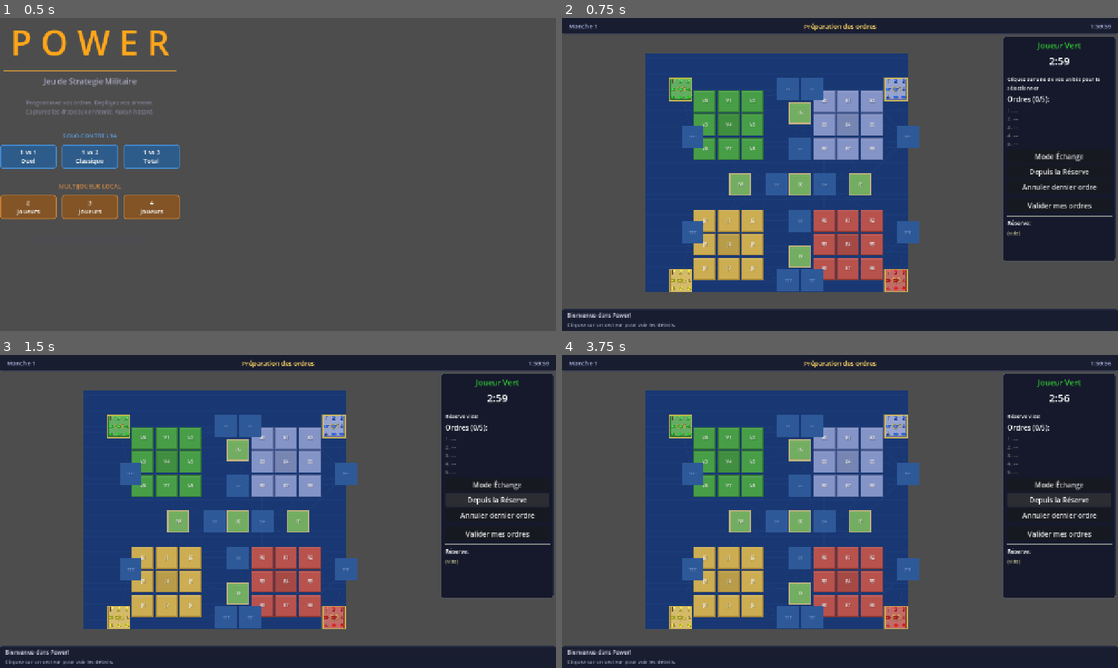
Above: before the commit, frames 1-4 (two rows, left to right).
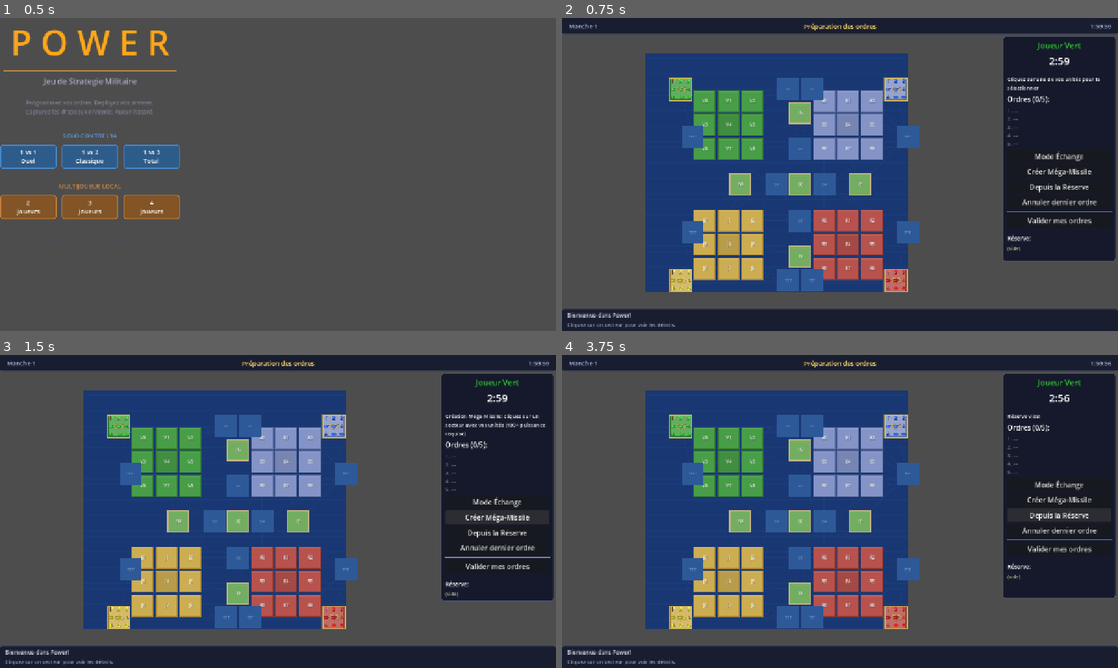
Above: after the commit, the same moments.

Repository: Njko/power_the_game
Game: Godot game, scene res://scenes/main.tscn
Two runs of this game, one before a commit and one after it. Both use one fixed random seed, a clock stepped at 60 frames per second and the inputs below.
Inputs (mouse positions are in pixels of both pictures, inside the frame that each line leads up to):
- Up to frame 1 (0.5 s): no input
- Up to frame 2 (0.75 s): click "1 vs 1 Duel" at 0.5 s
- Up to frame 3 (1.5 s): click (494, 508) at 1.25 s, where only the run after the commit has a clickable "Créer Méga-Missile"
- Up to frame 4 (3.75 s): click "Mode Échange" at 2 s; click "Mode Échange" at 2.75 s; click "Depuis la Réserve" at 3.5 s

Frame 1 is identical in both runs. In frame 2, 0.9% of the frame differs, in the area x 80-99%, y 47-75%; in frame 3, 2.1%, in the area x 79-100%, y 18-79%; in frame 4, 1.0%.

Commit message:
feat: add mega-missile creation and launch UI in OrderPanel
Co-Authored-By: Claude Sonnet 4.6 <noreply@anthropic.com>

Diff:
--- a/scripts/ui/order_panel.gd
+++ b/scripts/ui/order_panel.gd
@@ -16,6 +16,11 @@
 var _selected_unit: UnitData = null
 var _selected_from_sector: String = ""
 var _is_exchange_mode: bool = false
+var _is_missile_create_mode: bool = false
+var _missile_create_sector: String = ""
+var _missile_selected_units: Dictionary = {}  # UnitType -> count
+var _missile_available_units: Dictionary = {}  # UnitType -> max available count
+var _missile_total_power: int = 0
 
 # Noeuds UI créés dynamiquement
 var _title_label: Label
@@ -80,6 +85,12 @@
 	_exchange_button.pressed.connect(_on_exchange_pressed)
 	btn_box.add_child(_exchange_button)
 
+	var _missile_button := Button.new()
+	_missile_button.text = "Créer Méga-Missile"
+	_missile_button.name = "MissileButton"
+	_missile_button.pressed.connect(_on_missile_create_pressed)
+	btn_box.add_child(_missile_button)
+
 	_reserve_button = Button.new()
 	_reserve_button.text = "Depuis la Réserve"
 	_reserve_button.pressed.connect(_on_reserve_pressed)
@@ -121,6 +132,11 @@
 	_selected_unit = null
 	_selected_from_sector = ""
 	_is_exchange_mode = false
+	_is_missile_create_mode = false
+	_missile_create_sector = ""
+	_missile_selected_units.clear()
+	_missile_available_units.clear()
+	_missile_total_power = 0
 	visible = true
 
 	var color_name := _get_color_name(player_color)
@@ -154,6 +170,10 @@
 	if game_state == null:
 		return
 
+	if _is_missile_create_mode:
+		_handle_missile_create_click(sector_id)
+		return
+
 	if _is_exchange_mode:
 		_handle_exchange_click(sector_id)
 		return
@@ -195,19 +215,31 @@
 	_selected_from_sector = sector_id
 
 	# Afficher les destinations possibles
-	var max_move: int = _selected_unit.get_max_move()
-	var reachable := game_state.board.get_reachable_sectors(sector_id, _selected_unit.unit_type, max_move)
-	var typed: Array[String] = []
-	for s in reachable:
-		typed.append(s)
-	if board_renderer:
-		board_renderer.highlight_sectors(typed)
-		board_renderer.selected_sector = sector_id
-		board_renderer.queue_redraw()
-
-	_instruction_label.text = "%s sélectionné(e) en %s\nCliquez sur la destination (max %d cases)" % [
-		_selected_unit.get_display_name(), sector_id, max_move
-	]
+	if _selected_unit.unit_type == GameEnums.UnitType.MEGA_MISSILE:
+		# Méga-Missile: portée illimitée, tous les secteurs du plateau
+		var all_sectors: Array[String] = []
+		for sid in game_state.board.sectors:
+			if sid != sector_id:
+				all_sectors.append(sid)
+		if board_renderer:
+			board_renderer.highlight_sectors(all_sectors)
+			board_renderer.selected_sector = sector_id
+			board_renderer.queue_redraw()
+		_instruction_label.text = "Méga-Missile sélectionné en %s\nCliquez sur le secteur cible (portée illimitée)" % sector_id
+	else:
+		var max_move: int = _selected_unit.get_max_move()
+		var reachable := game_state.board.get_reachable_sectors(sector_id, _selected_unit.unit_type, max_move)
+		var typed: Array[String] = []
+		for s in reachable:
+			typed.append(s)
+		if board_renderer:
+			board_renderer.highlight_sectors(typed)
+			board_renderer.selected_sector = sector_id
+			board_renderer.queue_redraw()
+
+		_instruction_label.text = "%s sélectionné(e) en %s\nCliquez sur la destination (max %d cases)" % [
+			_selected_unit.get_display_name(), sector_id, max_move
+		]
 
 func _try_set_destination(sector_id: String) -> void:
 	if pending_orders.size() >= MAX_ORDERS:
@@ -222,6 +254,15 @@
 
 	var to_sector := game_state.board.get_sector(sector_id)
 	if to_sector == null:
+		return
+
+	# Méga-Missile: créer un ordre LAUNCH (pas de restriction terrain/distance)
+	if _selected_unit.unit_type == GameEnums.UnitType.MEGA_MISSILE:
+		var order := Order.create_launch(current_player, _selected_from_sector, sector_id)
+		pending_orders.append(order)
+		_instruction_label.text = "Lancement Méga-Missile: %s → %s" % [_selected_from_sector, sector_id]
+		_deselect()
+		_refresh_order_list()
 		return
 
 	# Vérifier l'accessibilité
@@ -453,6 +494,160 @@
 	_instruction_label.text = "Déploiement: %s → QG" % unit_to_deploy.get_display_name()
 	_refresh_order_list()
 
+func _on_missile_create_pressed() -> void:
+	_is_missile_create_mode = true
+	_is_exchange_mode = false
+	_deselect()
+	_missile_create_sector = ""
+	_missile_selected_units.clear()
+	_missile_available_units.clear()
+	_missile_total_power = 0
+	_instruction_label.text = "Création Méga-Missile: cliquez sur un secteur avec vos unités (100+ puissance requise)"
+
+func _handle_missile_create_click(sector_id: String) -> void:
+	if _missile_create_sector == "":
+		# Étape 1: sélectionner le secteur de création
+		var sector := game_state.board.get_sector(sector_id)
+		if sector == null:
+			return
+
+		# Calculer les unités disponibles du joueur sur ce secteur
+		_missile_available_units.clear()
+		var max_possible_power := 0
+		for unit in sector.units:
+			if unit.owner == current_player and unit.unit_type != GameEnums.UnitType.FLAG and unit.unit_type != GameEnums.UnitType.MEGA_MISSILE:
+				var ut: GameEnums.UnitType = unit.unit_type
+				if ut not in _missile_available_units:
+					_missile_available_units[ut] = 0
+				_missile_available_units[ut] += 1
+				max_possible_power += GameEnums.get_unit_power(ut)
+
+		if max_possible_power < 100:
+			_instruction_label.text = "Puissance insuffisante sur ce secteur (%d/100). Choisissez un autre secteur." % max_possible_power
+			return
+
+		_missile_create_sector = sector_id
+		# Par défaut, sélectionner toutes les unités
+		_missile_selected_units = _missile_available_units.duplicate()
+		_missile_total_power = max_possible_power
+		_update_missile_ui()
+	else:
+		# Clic ailleurs = annuler
+		_cancel_missile_create()
+
+func _update_missile_ui() -> void:
+	## Met à jour l'instruction avec l'état de la sélection missile.
+	var lines := "Création Méga-Missile en %s\n" % _missile_create_sector
+	_missile_total_power = 0
+
+	for ut in _missile_selected_units:
+		var count: int = _missile_selected_units[ut]
+		var power: int = GameEnums.get_unit_power(ut) * count
+		_missile_total_power += power
+		var max_count: int = _missile_available_units[ut]
+		lines += "%s: %d/%d (puissance: %d)\n" % [
+			GameEnums.get_unit_name(ut), count, max_count, power]
+
+	lines += "Total: %d/100" % _missile_total_power
+
+	if _missile_total_power >= 100:
+		lines += " ✓ Cliquez Confirmer pour créer!"
+	else:
+		lines += " (ajoutez des unités avec +/-)"
+
+	_instruction_label.text = lines
+	_refresh_missile_selection_buttons()
+
+func _refresh_missile_selection_buttons() -> void:
+	## Affiche les boutons +/- pour chaque type d'unité dans la liste d'ordres.
+	for child in _order_list.get_children():
+		child.queue_free()
+
+	for ut in _missile_available_units:
+		var max_count: int = _missile_available_units[ut]
+		var current_count: int = _missile_selected_units.get(ut, 0)
+
+		var hbox := HBoxContainer.new()
+
+		var label := Label.new()
+		label.text = "%s: %d/%d" % [GameEnums.get_unit_name(ut), current_count, max_count]
+		label.add_theme_font_size_override("font_size", 12)
+		label.size_flags_horizontal = Control.SIZE_EXPAND_FILL
+		hbox.add_child(label)
+
+		var minus_btn := Button.new()
+		minus_btn.text = "-"
+		minus_btn.custom_minimum_size = Vector2(24, 24)
+		minus_btn.disabled = current_count <= 0
+		minus_btn.pressed.connect(_on_missile_unit_change.bind(ut, -1))
+		hbox.add_child(minus_btn)
+
+		var plus_btn := Button.new()
+		plus_btn.text = "+"
+		plus_btn.custom_minimum_size = Vector2(24, 24)
+		plus_btn.disabled = current_count >= max_count
+		plus_btn.pressed.connect(_on_missile_unit_change.bind(ut, 1))
+		hbox.add_child(plus_btn)
+
+		_order_list.add_child(hbox)
+
+	# Boutons confirmer / annuler
+	var btn_hbox := HBoxContainer.new()
+	btn_hbox.add_theme_constant_override("separation", 4)
+
+	var confirm := Button.new()
+	confirm.text = "Confirmer (%d)" % _missile_total_power
+	confirm.disabled = _missile_total_power < 100
+	confirm.pressed.connect(_on_missile_create_confirm)
+	btn_hbox.add_child(confirm)
+
+	var cancel := Button.new()
+	cancel.text = "Annuler"
+	cancel.pressed.connect(_cancel_missile_create)
+	btn_hbox.add_child(cancel)
+
+	_order_list.add_child(btn_hbox)
+
+func _on_missile_unit_change(ut: GameEnums.UnitType, delta: int) -> void:
+	var current: int = _missile_selected_units.get(ut, 0)
+	var max_count: int = _missile_available_units.get(ut, 0)
+	var new_count: int = clampi(current + delta, 0, max_count)
+	_missile_selected_units[ut] = new_count
+	_update_missile_ui()
+
+func _on_missile_create_confirm() -> void:
+	if pending_orders.size() >= MAX_ORDERS:
+		_instruction_label.text = "Maximum 5 ordres atteint!"
+		_cancel_missile_create()
+		return
+
+	if _missile_total_power < 100:
+		return
+
+	# Construire la liste des unités sacrifiées
+	var sacrificed: Array = []
+	for ut in _missile_selected_units:
+		var count: int = _missile_selected_units[ut]
+		if count > 0:
+			sacrificed.append({"type": ut, "count": count})
+
+	var order := Order.create_missile_exchange(
+		current_player, sacrificed, _missile_create_sector)
+	pending_orders.append(order)
+
+	_instruction_label.text = "Méga-Missile créé en %s! (puissance sacrifiée: %d)" % [
+		_missile_create_sector, _missile_total_power]
+	_cancel_missile_create()
+	_refresh_order_list()
+
+func _cancel_missile_create() -> void:
+	_is_missile_create_mode = false
+	_missile_create_sector = ""
+	_missile_selected_units.clear()
+	_missile_available_units.clear()
+	_missile_total_power = 0
+	_refresh_order_list()
+
 func _get_color_name(color: GameEnums.PlayerColor) -> String:
 	match color:
 		GameEnums.PlayerColor.GREEN: return "Vert"
